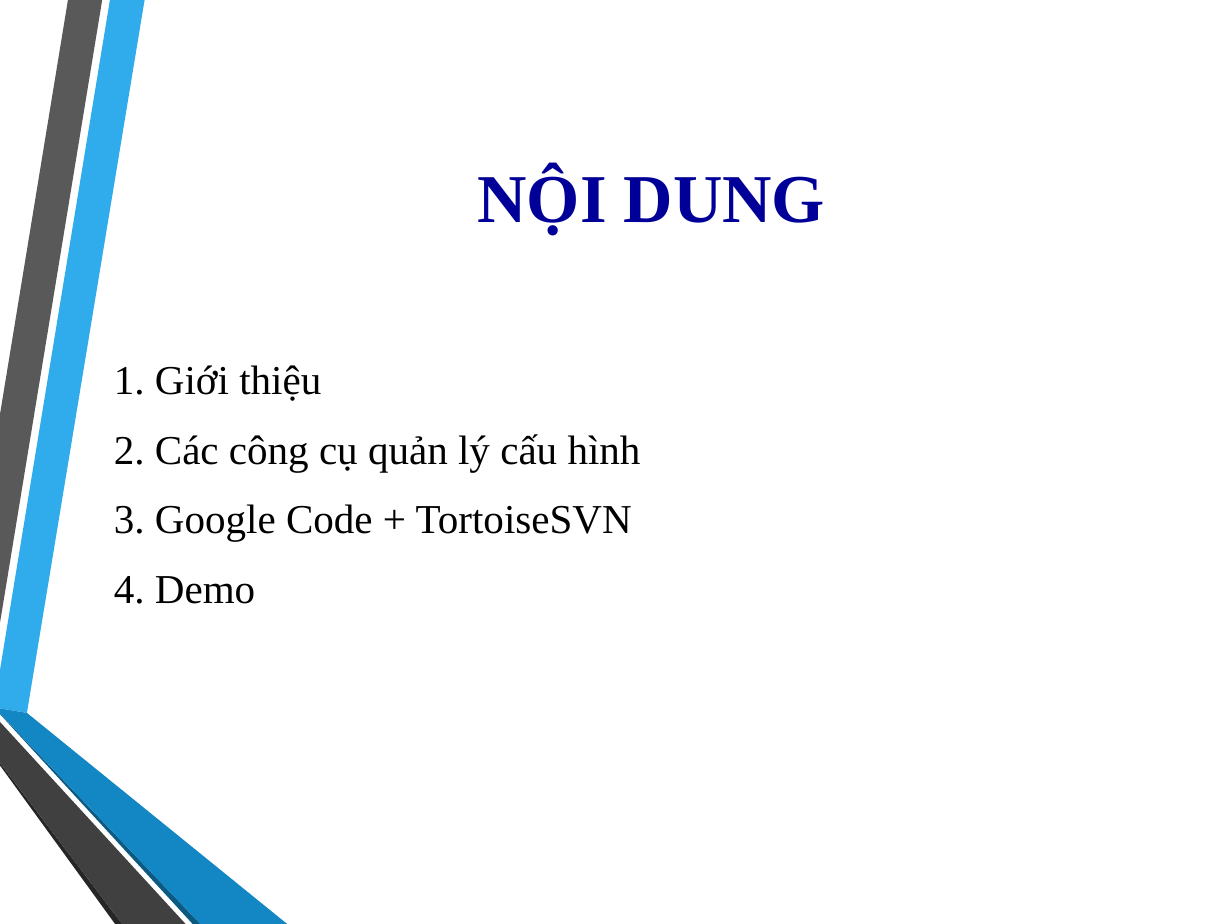
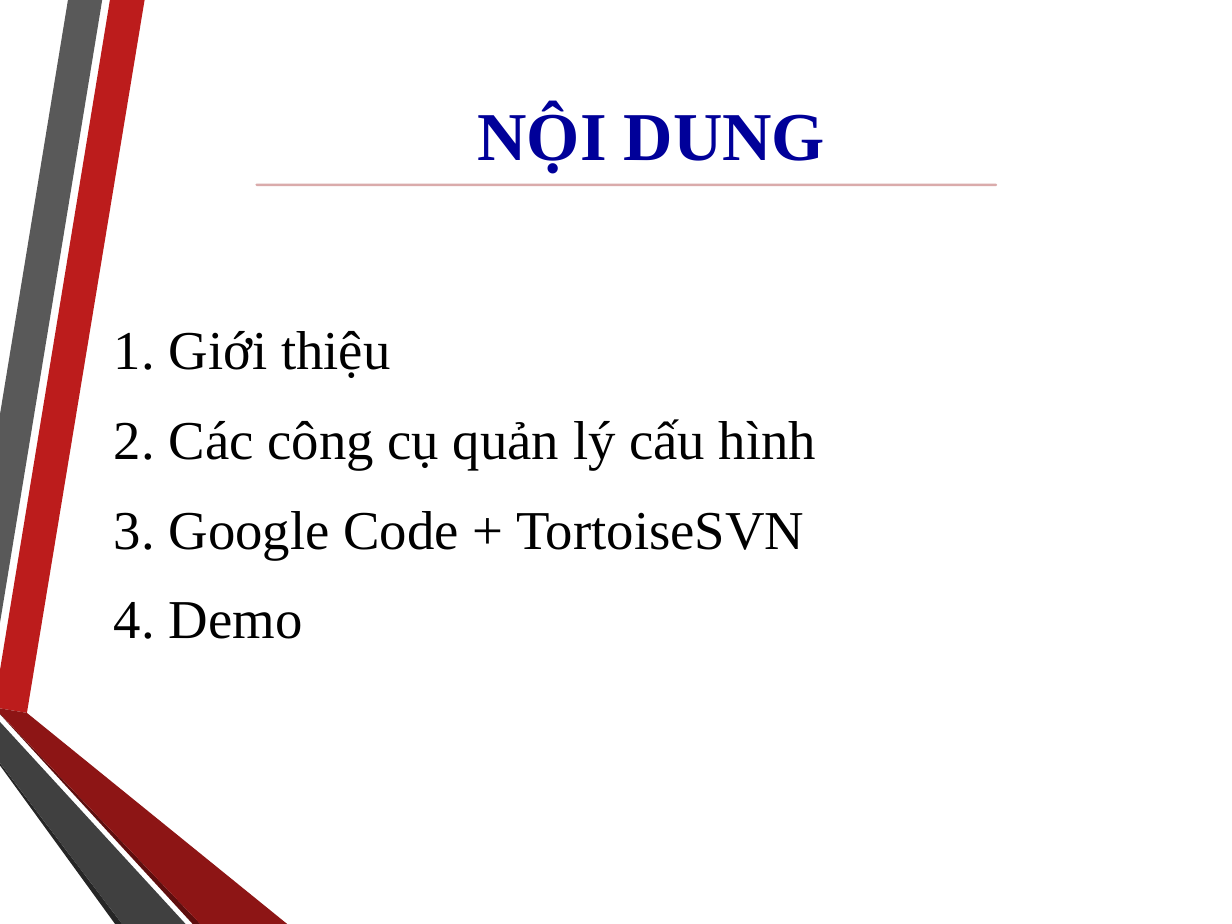
Before and after one commit to thanhphi0127/manager-configuration, a slide deck: slide 2 of doc/baitapso1/NHOM5_BAOCAO_BT1.ppt. Drawn at 1232x924 pixels with LibreOffice and Linux fonts; fonts in the diff are those of the drawing; background and template pictures are left out. Boxes give left, top, right and bottom in pixels: in the first picture for what was removed or moved away, otherwise in the second. Text is boxed around its words. In the diff, an @@ line names an element or a change of style, - is before the commit and + after.

```diff
--- a/doc/baitapso1/NHOM5_BAOCAO_BT1.ppt
+++ b/doc/baitapso1/NHOM5_BAOCAO_BT1.ppt
@@ freeform shape at [0,0,144,713]: fill #30ACEC to #BC1C1C @@
@@ title "NỘI DUNG": place and size @@
-title "NỘI DUNG" at [478,168,825,235]
+title "NỘI DUNG" at [478,107,825,174]
@@ line added from (256, 185) to (995, 185), #DAABAB 1.5 pt @@
@@ text "1. Giới thiệu" at [114,331,816,639]: size 24 to 32 pt; more space between paragraphs @@
@@ freeform shape at [0,713,201,924]: fill #0C5A82 to #5E0E0E @@
@@ freeform shape at [0,708,287,924]: fill #1287C3 to #8D1515 @@
```
Also in this commit, not shown: 14 other slides changed, 1 slide added, 1 other file.
